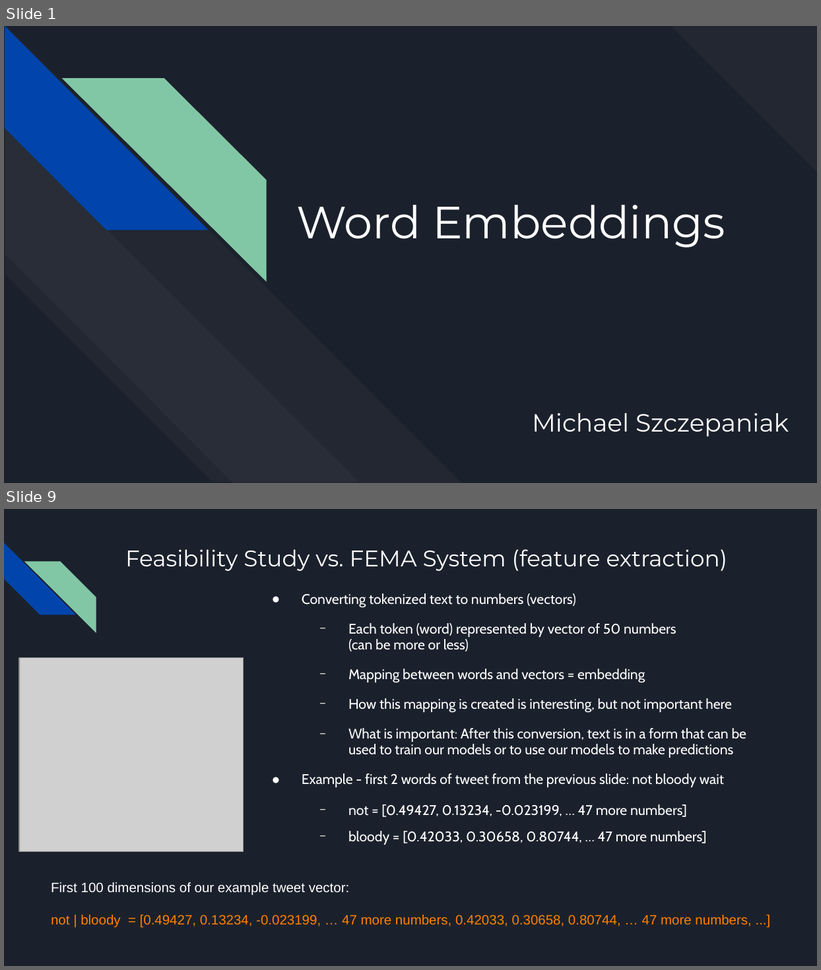
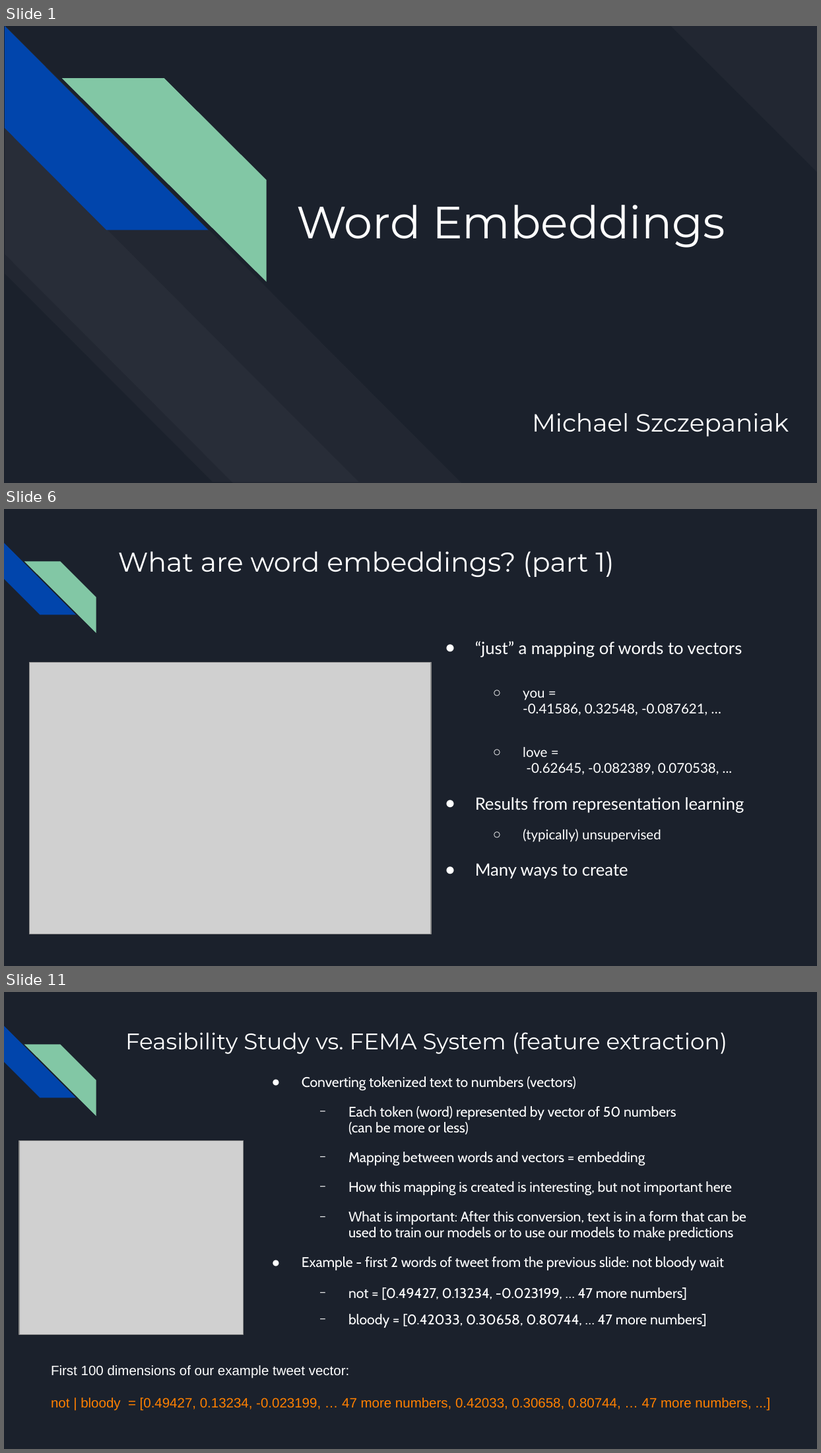
Before and after one commit to MichaelSzczepaniak/WordEmbeddings, a slide deck: word_embeddings_30min.odp. Shown one above the other, each under a label of ours: slides 1 and 9 before the commit, slides 1, 6 and 11 after it; the slides between them are not shown. The pictures are 821x970 and 821x1453 pixels, drawn with LibreOffice and Linux fonts; fonts in the diff are those of the drawing; grey boxes stand for pictures. Boxes give left, top, right and bottom in pixels: in the first picture for what was removed or moved away, otherwise in the second. Text is boxed around its words. In the diff, an @@ line names an element or a change of style, - is before the commit and + after.

```diff
--- a/word_embeddings_30min.odp
+++ b/word_embeddings_30min.odp
@@ slide 6 added at [4,509,817,966], background #1B212C; not listed: 2 template elements that a slide beside it also shows @@
@@ title added at [118,551,614,577], 24 pt, text #FFFFFF @@
+What are word embeddings? (part 1)
@@ text added at [475,641,745,879], 12 pt, text #FFFFFF @@
+● “just” a mapping of words to vectors
+  ○ you =
+    -0.41586, 0.32548, -0.087621, …
+  ○ love =
+    -0.62645, -0.082389, 0.070538, ...
+● Results from representation learning
+  ○ (typically) unsupervised
+● Many ways to create
@@ picture added at [29,663,431,934] @@
@@ what was slide 9 is now slide 11 @@
```
Also in this commit, not shown: 5 slides changed, 4 other slides added, 6 slides removed.
